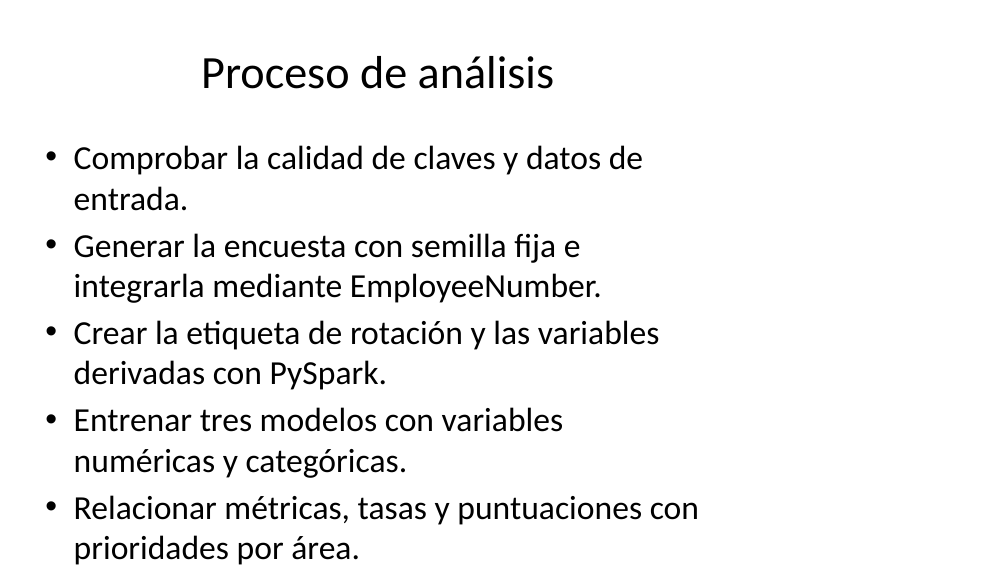
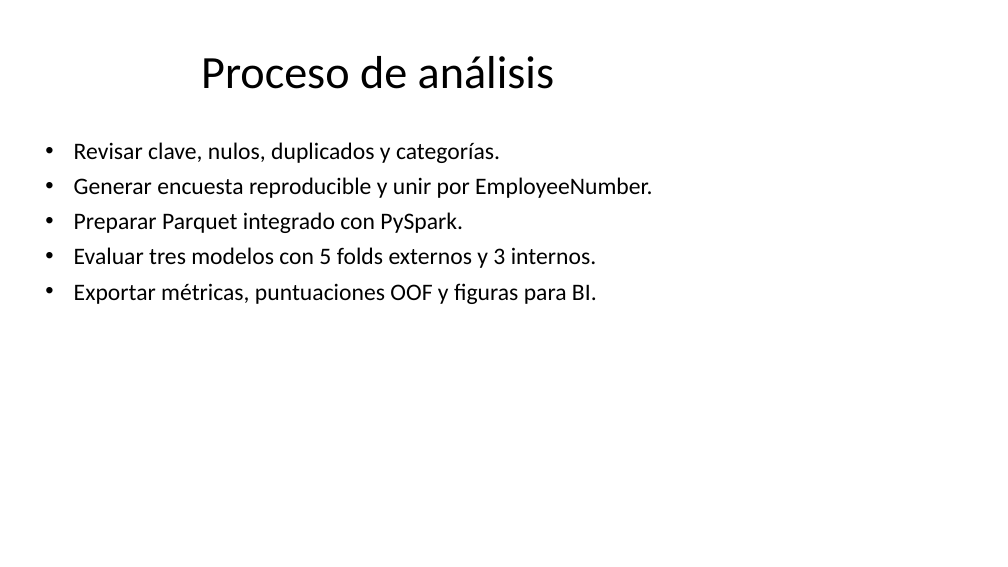
Before and after one commit to gitbeatriz123/Proyecto_Prediccion_Rotacion_Empleados_Beatriz.Velayos, a slide deck: slide 3 of docs/Presentacion_Proyecto_Rotacion.pptx. Drawn at 1008x567 pixels with LibreOffice and Linux fonts; fonts in the diff are those of the drawing. Boxes give left, top, right and bottom in pixels: in the first picture for what was removed or moved away, otherwise in the second. Text is boxed around its words. In the diff, an @@ line names an element or a change of style, - is before the commit and + after.

```diff
--- a/docs/Presentacion_Proyecto_Rotacion.pptx
+++ b/docs/Presentacion_Proyecto_Rotacion.pptx
@@ text at <box>74,142,652,304</box>: text changed; size 32 to 22.5 pt @@
-• Comprobar la calidad de claves y datos de entrada.
-• Generar la encuesta con semilla fija e integrarla mediante EmployeeNumber.
-• Crear la etiqueta de rotación y las variables derivadas con PySpark.
-• Entrenar tres modelos con variables numéricas y categóricas.
-• Relacionar métricas, tasas y puntuaciones con prioridades por área.
+• Revisar clave, nulos, duplicados y categorías.
+• Generar encuesta reproducible y unir por EmployeeNumber.
+• Preparar Parquet integrado con PySpark.
+• Evaluar tres modelos con 5 folds externos y 3 internos.
+• Exportar métricas, puntuaciones OOF y figuras para BI.
```
Also in this commit, not shown: 7 other slides changed, 18 other files.
